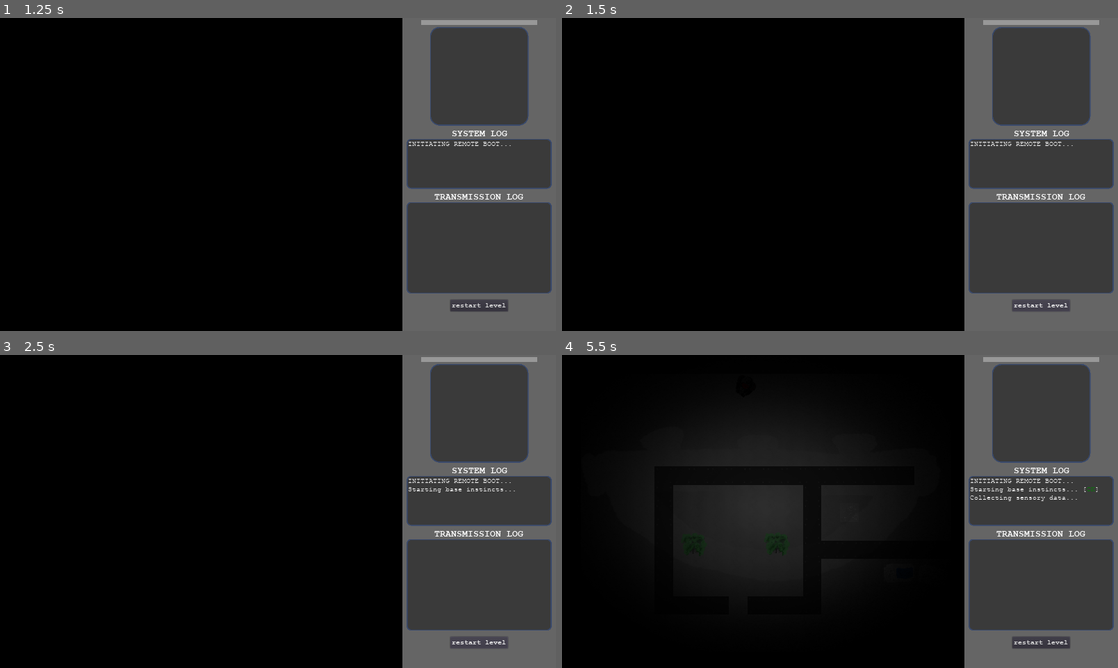
Above: before the commit, frames 1-4 (two rows, left to right).
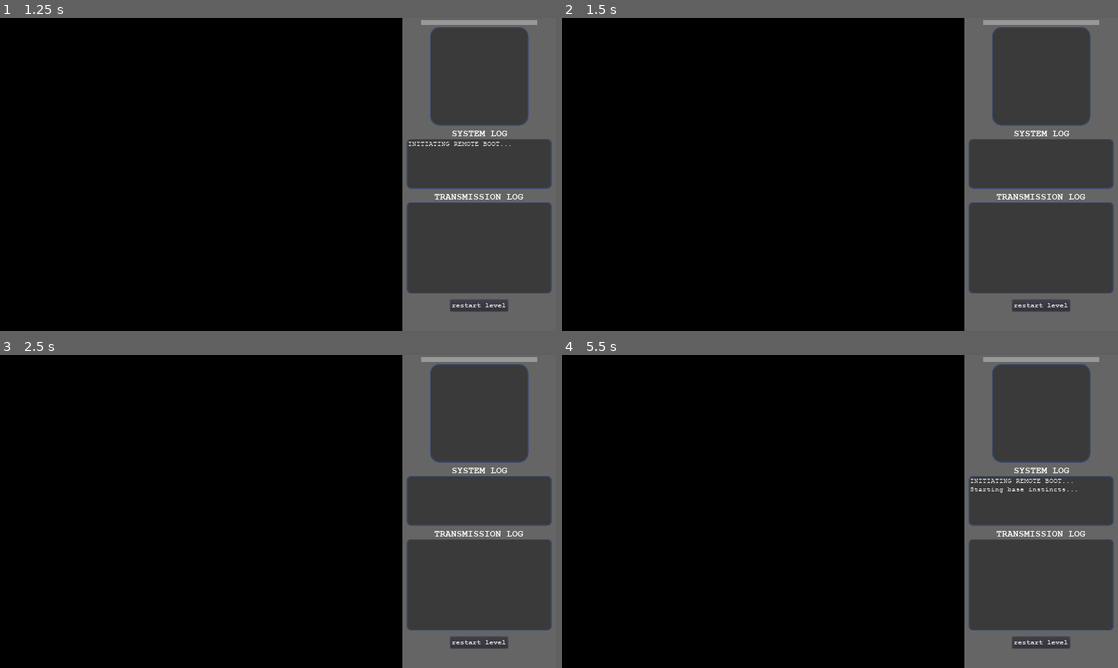
Above: after the commit, the same moments.

Repository: Roachbones/Visendus
Game: Godot game, scene res://ui/MainMenu.tscn
The game is run twice, just before and just after one commit, with the same random seed, the same clock (stepped at 60 frames per second) and the same inputs.
Inputs (mouse positions are in pixels of both pictures, inside the frame that each line leads up to):
- Up to frame 1 (1.25 s): click "play" at 0.5 s
- Up to frame 2 (1.5 s): click "restart level" at 1.25 s
- Up to frame 3 (2.5 s): click "restart level" at 2 s
- Up to frame 4 (5.5 s): click "restart level" at 2.75 s; tap Enter at 3.5 s; move the mouse to (695, 545) at 3.52 s; hold Right (ui_right) 3.53-4.28 s; hold Space (disguise) 3.53-4.28 s; click (695, 545) at 3.67 s; move the mouse to (778, 545) at 4.27 s; hold Down (ui_down) 4.28-5.03 s; click (778, 545) at 4.35 s; tap Space (disguise) at 5 s; move the mouse to (745, 386) at 5.02 s; hold Right (ui_right) from 5.03 s (still down); hold Right mouse button (scan_object) from 5.03 s (still down); click (745, 386) at 5.17 s

Frame 1 is identical in both runs. In frame 2, 0.1% of the frame differs, in the area x 73-92%, y 39-41%; in frame 3, 0.2%; in frame 4, 10%, in the area x 20-97%, y 24-73%.

Commit message:
replaced light2Ds in BruceRoom with sprites

Diff:
--- a/Ides.tscn
+++ b/Ides.tscn
@@ -42,11 +42,11 @@
 
 [node name="ScanAudioPlayer" type="AudioStreamPlayer" parent="."]
 stream = ExtResource( 4 )
-volume_db = -2.0
+volume_db = -10.0
 
 [node name="WalkAudioPlayer" type="AudioStreamPlayer" parent="."]
 stream = ExtResource( 5 )
-volume_db = -8.0
+volume_db = -12.0
 autoplay = true
 
 [node name="Light2D" type="Light2D" parent="."]
--- a/MusicHandler.tscn
+++ b/MusicHandler.tscn
@@ -11,16 +11,16 @@
 
 [node name="StandardMusicPlayer" type="AudioStreamPlayer" parent="."]
 stream = ExtResource( 2 )
-volume_db = -5.0
+volume_db = -10.0
 
 [node name="MainMenuMusicPlayer" type="AudioStreamPlayer" parent="."]
 stream = ExtResource( 3 )
-volume_db = -5.0
+volume_db = -10.0
 
 [node name="BruceRoomMusicPlayer" type="AudioStreamPlayer" parent="."]
 stream = ExtResource( 4 )
-volume_db = -5.0
+volume_db = -10.0
 
 [node name="EndScreenMusicPlayer" type="AudioStreamPlayer" parent="."]
 stream = ExtResource( 5 )
-volume_db = -5.0
+volume_db = -10.0
--- a/level_components/Pedestal.tscn
+++ b/level_components/Pedestal.tscn
@@ -7,11 +7,14 @@
 [ext_resource path="res://textures/light.png" type="Texture" id=5]
 [ext_resource path="res://utility/Scannable.tscn" type="PackedScene" id=6]
 
-[sub_resource type="CanvasItemMaterial" id=2]
+[sub_resource type="CanvasItemMaterial" id=1]
 light_mode = 1
 
-[sub_resource type="CircleShape2D" id=1]
+[sub_resource type="CircleShape2D" id=2]
 radius = 250.0
+
+[sub_resource type="CanvasItemMaterial" id=3]
+blend_mode = 1
 
 [node name="Pedestal" type="StaticBody2D"]
 scale = Vector2( 0.2, 0.2 )
@@ -46,9 +49,16 @@
 [node name="CollisionShape2D" type="CollisionShape2D" parent="BruceOrb"]
 visible = false
 position = Vector2( 6.612, -11.011 )
-shape = SubResource( 1 )
+shape = SubResource( 2 )
+
+[node name="Sprite2" type="Sprite" parent="BruceOrb"]
+modulate = Color( 0.972549, 0.572549, 0.184314, 0.407843 )
+material = SubResource( 3 )
+scale = Vector2( 5, 5 )
+texture = ExtResource( 5 )
 
 [node name="Light2D" type="Light2D" parent="BruceOrb"]
+visible = false
 position = Vector2( 13.6225, -20.4337 )
 texture = ExtResource( 5 )
 texture_scale = 25.0
--- a/level_components/furniture/MonitorPanel.gd
+++ b/level_components/furniture/MonitorPanel.gd
@@ -4,5 +4,5 @@
 	pass
 
 func bluescreen():
-	for light2d in [$MonitorLight/Light2D, $MonitorLight2/Light2D, $MonitorLight3/Light2D]:
-		light2d.color = Color(0, 0, 0.8, 1)
+	for sprite in $MonitorLight.get_children():
+		sprite.modulate = Color(0, 0, 1, 0.7)
--- a/level_components/furniture/MonitorPanel.tscn
+++ b/level_components/furniture/MonitorPanel.tscn
@@ -1,23 +1,16 @@
 [gd_scene load_steps=8 format=2]
 
 [ext_resource path="res://level_components/furniture/MonitorPanel.gd" type="Script" id=1]
-[ext_resource path="res://textures/monitorpanel.png" type="Texture" id=2]
-[ext_resource path="res://textures/light.png" type="Texture" id=3]
+[ext_resource path="res://textures/monitorpanel_0.png" type="Texture" id=2]
+[ext_resource path="res://textures/directional_light_feathered.png" type="Texture" id=3]
 [ext_resource path="res://utility/Scannable.tscn" type="PackedScene" id=4]
-
+[ext_resource path="res://textures/monitorpanel_1.png" type="Texture" id=5]
 
 [sub_resource type="RectangleShape2D" id=1]
 extents = Vector2( 766.707, 465.316 )
 
-[sub_resource type="OccluderPolygon2D" id=2]
-closed = false
-cull_mode = 1
-polygon = PoolVector2Array( -133.633, 212.571, -114.969, -178.725, 123.534, -181.375, 143.96, 205.168 )
-
-[sub_resource type="OccluderPolygon2D" id=3]
-closed = false
-cull_mode = 1
-polygon = PoolVector2Array( -157.369, 205.649, -141.469, -186.556, 142.085, -186.556, 163.285, 208.299 )
+[sub_resource type="CanvasItemMaterial" id=2]
+blend_mode = 1
 
 [node name="MonitorPanel" type="StaticBody2D"]
 scale = Vector2( 0.21, 0.21 )
@@ -25,64 +18,53 @@
 script = ExtResource( 1 )
 
 [node name="Sprite" type="Sprite" parent="."]
-position = Vector2( -1003.53, -741.065 )
 texture = ExtResource( 2 )
-centered = false
-
-[node name="Sprite2" type="Sprite" parent="Sprite"]
-light_mask = 0
-position = Vector2( 217.726, 290.568 )
-texture = ExtResource( 2 )
-centered = false
-region_enabled = true
-region_rect = Rect2( 215.428, 286.775, 1617.77, 447.384 )
-region_filter_clip = true
 
 [node name="CollisionShape2D" type="CollisionShape2D" parent="."]
 visible = false
 position = Vector2( 4.41226, 61.7723 )
-scale = Vector2( 1, 1 )
 shape = SubResource( 1 )
 
 [node name="MonitorLight" type="Node2D" parent="."]
-position = Vector2( -505.219, -201.837 )
+position = Vector2( -510.893, -205.62 )
 
-[node name="LightOccluder2D" type="LightOccluder2D" parent="MonitorLight"]
-occluder = SubResource( 2 )
+[node name="Sprite" type="Sprite" parent="MonitorLight"]
+modulate = Color( 1, 0.870588, 0.556863, 0.709804 )
+material = SubResource( 2 )
+position = Vector2( 982.107, 805.044 )
+rotation = 1.5708
+scale = Vector2( 2.0611, 1.52348 )
+texture = ExtResource( 3 )
+region_enabled = true
+region_rect = Rect2( 191, -107, 744, 954 )
+region_filter_clip = true
 
-[node name="Light2D" type="Light2D" parent="MonitorLight"]
-position = Vector2( -0.343201, -142.859 )
+[node name="Sprite3" type="Sprite" parent="MonitorLight"]
+modulate = Color( 1, 0.870588, 0.556863, 0.709804 )
+material = SubResource( 2 )
+position = Vector2( 469.467, 777.021 )
+rotation = 1.5708
+scale = Vector2( 2.0611, 1.4726 )
 texture = ExtResource( 3 )
-texture_scale = 3.5
-color = Color( 0.960784, 0.631373, 0.258824, 1 )
-shadow_enabled = true
+region_enabled = true
+region_rect = Rect2( 191, -107, 744, 954 )
+region_filter_clip = true
 
-[node name="MonitorLight2" type="Node2D" parent="."]
-position = Vector2( 493.845, -201.837 )
-
-[node name="LightOccluder2D" type="LightOccluder2D" parent="MonitorLight2"]
-occluder = SubResource( 3 )
-
-[node name="Light2D" type="Light2D" parent="MonitorLight2"]
-position = Vector2( -0.343201, -142.859 )
+[node name="Sprite2" type="Sprite" parent="MonitorLight"]
+modulate = Color( 1, 0.870588, 0.556863, 0.709804 )
+material = SubResource( 2 )
+position = Vector2( -56.3013, 925.994 )
+rotation = 1.5708
+scale = Vector2( 2.18491, 1.56916 )
 texture = ExtResource( 3 )
-texture_scale = 3.5
-color = Color( 0.960784, 0.631373, 0.258824, 1 )
-shadow_enabled = true
-
-[node name="MonitorLight3" type="Node2D" parent="."]
-position = Vector2( -9.66217, -201.837 )
-
-[node name="LightOccluder2D" type="LightOccluder2D" parent="MonitorLight3"]
-occluder = SubResource( 2 )
-
-[node name="Light2D" type="Light2D" parent="MonitorLight3"]
-position = Vector2( -0.343201, -142.859 )
-texture = ExtResource( 3 )
-texture_scale = 3.5
-color = Color( 0.960784, 0.631373, 0.258824, 1 )
-shadow_enabled = true
+region_enabled = true
+region_rect = Rect2( 191, -107, 744, 954 )
+region_filter_clip = true
 
 [node name="Scannable" parent="." instance=ExtResource( 4 )]
 hud_name = "Control Panel"
 spinnable = false
+
+[node name="Sprite2" type="Sprite" parent="."]
+scale = Vector2( 1, 1 )
+texture = ExtResource( 5 )
--- a/levels/BruceRoom.tscn
+++ b/levels/BruceRoom.tscn
@@ -7,59 +7,42 @@
 [ext_resource path="res://textures/light.png" type="Texture" id=5]
 [ext_resource path="res://levels/FirstFrameHider.gd" type="Script" id=6]
 
-[node name="BruceRoom" instance=ExtResource( 1 )]
+[sub_resource type="CanvasItemMaterial" id=1]
+blend_mode = 2
+
+[node name="BruceRoom" index="0" instance=ExtResource( 1 )]
 script = ExtResource( 2 )
 
 [node name="TileMap" parent="." index="0"]
+modulate = Color( 0.603922, 0.603922, 0.603922, 1 )
 tile_data = PoolIntArray( 0, 2, 0, 1, 2, 0, 2, 2, 0, 3, 2, 0, 4, 2, 0, 5, 2, 0, 6, 2, 0, 7, 2, 0, 8, 2, 0, 9, 2, 0, 10, …(5045 unchanged characters)…
+
+[node name="TileMap2" parent="." index="1"]
+modulate = Color( 0.603922, 0.603922, 0.603922, 1 )
 
 [node name="Ides" parent="." index="2"]
 position = Vector2( 998.482, 733.367 )
 
 [node name="Pedestal" parent="." index="3" instance=ExtResource( 3 )]
-editor/display_folded = true
 position = Vector2( 667.929, 575.002 )
 collision_layer = 2
 
-[node name="Light2D" parent="Pedestal/BruceOrb" index="2"]
+[node name="Light2D" parent="Pedestal/BruceOrb" index="3"]
 texture_scale = 4.0
 energy = 0.7
 shadow_buffer_size = 4096
 shadow_filter = 5
 
 [node name="CanvasModulate" type="CanvasModulate" parent="." index="4"]
-color = Color( 0.133333, 0.133333, 0.133333, 1 )
+visible = false
+color = Color( 0.2, 0.2, 0.2, 1 )
 
 [node name="MonitorPanel" parent="." index="5" instance=ExtResource( 4 )]
 editor/display_folded = true
 position = Vector2( 1185.36, 143.562 )
 
-[node name="Light2D" parent="MonitorPanel/MonitorLight" index="1"]
-shadow_filter = 5
-shadow_filter_smooth = 23.3
-
-[node name="Light2D" parent="MonitorPanel/MonitorLight2" index="1"]
-shadow_filter = 5
-shadow_filter_smooth = 23.3
-
-[node name="Light2D" parent="MonitorPanel/MonitorLight3" index="1"]
-shadow_filter = 5
-shadow_filter_smooth = 23.3
-
 [node name="MonitorPanel2" parent="." index="6" instance=ExtResource( 4 )]
 position = Vector2( 867.264, 142.528 )
-
-[node name="Light2D" parent="MonitorPanel2/MonitorLight" index="1"]
-shadow_filter = 5
-shadow_filter_smooth = 23.3
-
-[node name="Light2D" parent="MonitorPanel2/MonitorLight2" index="1"]
-shadow_filter = 5
-shadow_filter_smooth = 23.3
-
-[node name="Light2D" parent="MonitorPanel2/MonitorLight3" index="1"]
-shadow_filter = 5
-shadow_filter_smooth = 23.3
 
 [node name="HUD" parent="." index="7"]
 progress_path = NodePath("../../BruceRoom/HUD/ColorRect/MarginContainer/VBoxContainer/CenterContainer/MarginContainer/ProgressBar")
@@ -69,6 +52,7 @@
 time_label_path = NodePath("../../BruceRoom/HUD/ColorRect/MarginContainer/VBoxContainer/CenterContainer5/HBoxContainer/TimeLabel")
 
 [node name="Light2D" type="Light2D" parent="." index="8"]
+visible = false
 position = Vector2( 1005.78, 510.573 )
 texture = ExtResource( 5 )
 shadow_enabled = true
@@ -76,12 +60,19 @@
 [node name="FirstFrameHider" type="ColorRect" parent="." index="9"]
 visible = false
 light_mask = 0
-margin_right = 40.0
-margin_bottom = 40.0
+margin_right = 1920.0
+margin_bottom = 1080.0
 rect_min_size = Vector2( 1920, 1080 )
 script = ExtResource( 6 )
+
+[node name="ColorRect" type="ColorRect" parent="." index="10"]
+material = SubResource( 1 )
+margin_right = 1970.0
+margin_bottom = 1135.0
+mouse_filter = 2
+color = Color( 1, 1, 1, 0.364706 )
+[connection signal="lost_bruce" from="Pedestal" to="MonitorPanel" method="bluescreen"]
 [connection signal="lost_bruce" from="Pedestal" to="MonitorPanel2" method="bluescreen"]
-[connection signal="lost_bruce" from="Pedestal" to="MonitorPanel" method="bluescreen"]
 
 [editable path="Pedestal"]
 
--- a/project.godot
+++ b/project.godot
@@ -15,9 +15,9 @@
 
 [application]
 
-config/name="robo"
+config/name="Visendus"
 run/main_scene="res://ui/MainMenu.tscn"
-config/icon="res://textures/ides.png"
+config/icon="res://textures/eyealert.png"
 
 [autoload]
 
@@ -85,6 +85,7 @@
 toggle_fullscreen={
 "deadzone": 0.5,
 "events": [ Object(InputEventKey,"resource_local_to_scene":false,"resource_name":"","device":0,"alt":false,"shift":false,"control":false,"meta":false,"command":false,"pressed":false,"scancode":80,"unicode":0,"echo":false,"script":null)
+, Object(InputEventKey,"resource_local_to_scene":false,"resource_name":"","device":0,"alt":false,"shift":false,"control":false,"meta":false,"command":false,"pressed":false,"scancode":16777254,"unicode":0,"echo":false,"script":null)
  ]
 }
 disguise={
--- a/ui/FullscreenHandler.gd
+++ b/ui/FullscreenHandler.gd
@@ -3,6 +3,6 @@
 func _ready():
 	pass
 
-func _process(_delta):
-	if Input.is_action_just_pressed("toggle_fullscreen"): #move this later
-		OS.window_fullscreen = !OS.window_fullscreen
+func _input(event):
+    if event.is_action_pressed('toggle_fullscreen'):
+        OS.window_fullscreen = !OS.window_fullscreen
--- a/ui/SceneTransition.tscn
+++ b/ui/SceneTransition.tscn
@@ -10,6 +10,7 @@
 layer = 4
 
 [node name="TextureProgress" type="TextureProgress" parent="CanvasLayer"]
+visible = false
 anchor_left = 0.5
 anchor_top = 0.5
 anchor_right = 0.5
--- a/utility/Seer.tscn
+++ b/utility/Seer.tscn
@@ -32,7 +32,7 @@
 [node name="AudioStreamPlayer" type="AudioStreamPlayer" parent="."]
 pause_mode = 2
 stream = ExtResource( 3 )
-volume_db = -2.0
+volume_db = -9.0
 
 [node name="LineCasterLeft" parent="." instance=ExtResource( 4 )]
 visible = false
Not shown: 2 places in level_components/Pedestal.tscn that only renumber resources
Not shown: 1 places in levels/BruceRoom.tscn that only renumber resources
Binary file added: textures/directional_light.png
Not shown, added: textures/directional_light.png.import
Binary file added: textures/directional_light_feathered.png
Not shown, added: textures/directional_light_feathered.png.import
Binary file added: textures/monitorpanel_0.png
Not shown, added: textures/monitorpanel_0.png.import
Binary file added: textures/monitorpanel_1.png
Not shown, added: textures/monitorpanel_1.png.import
